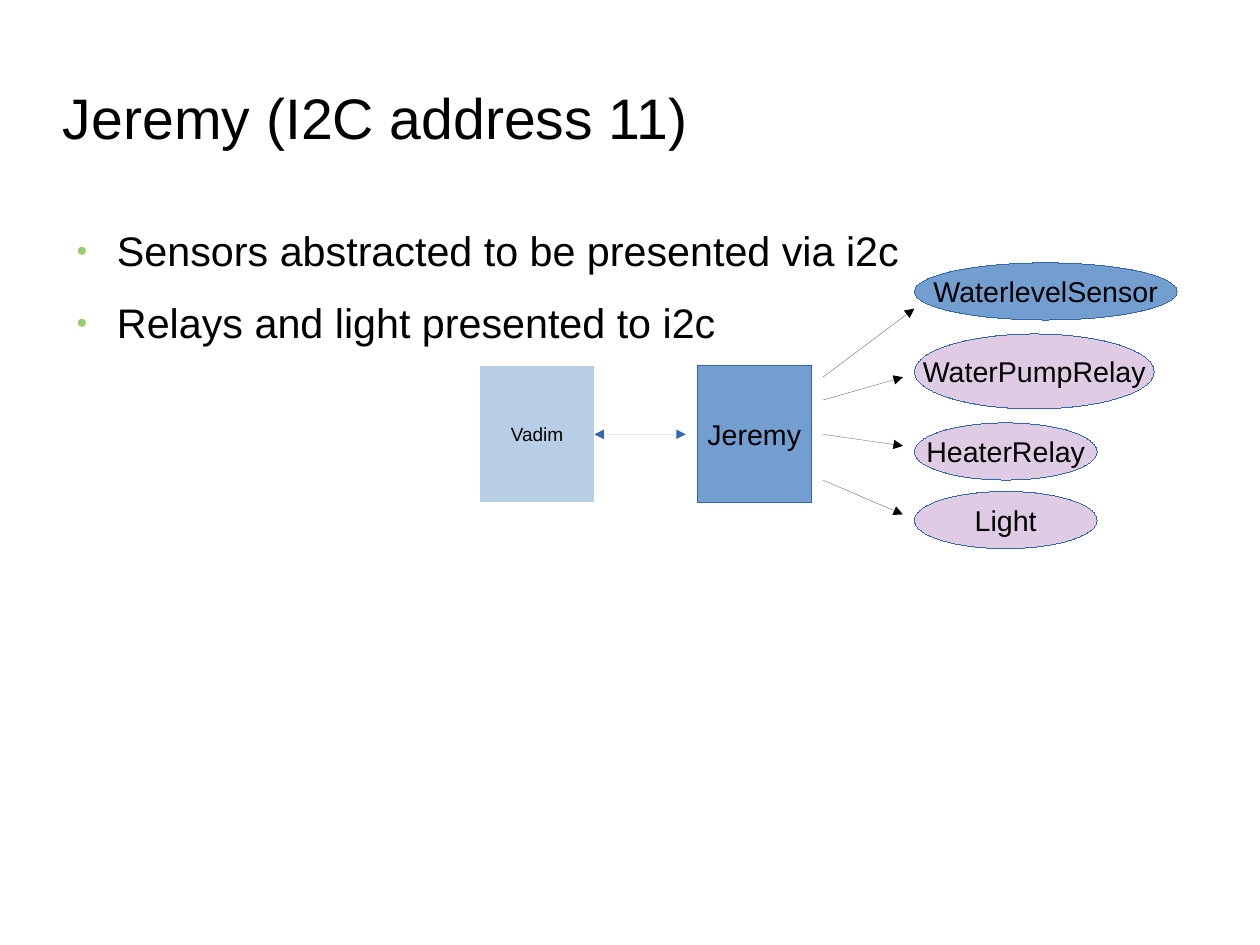
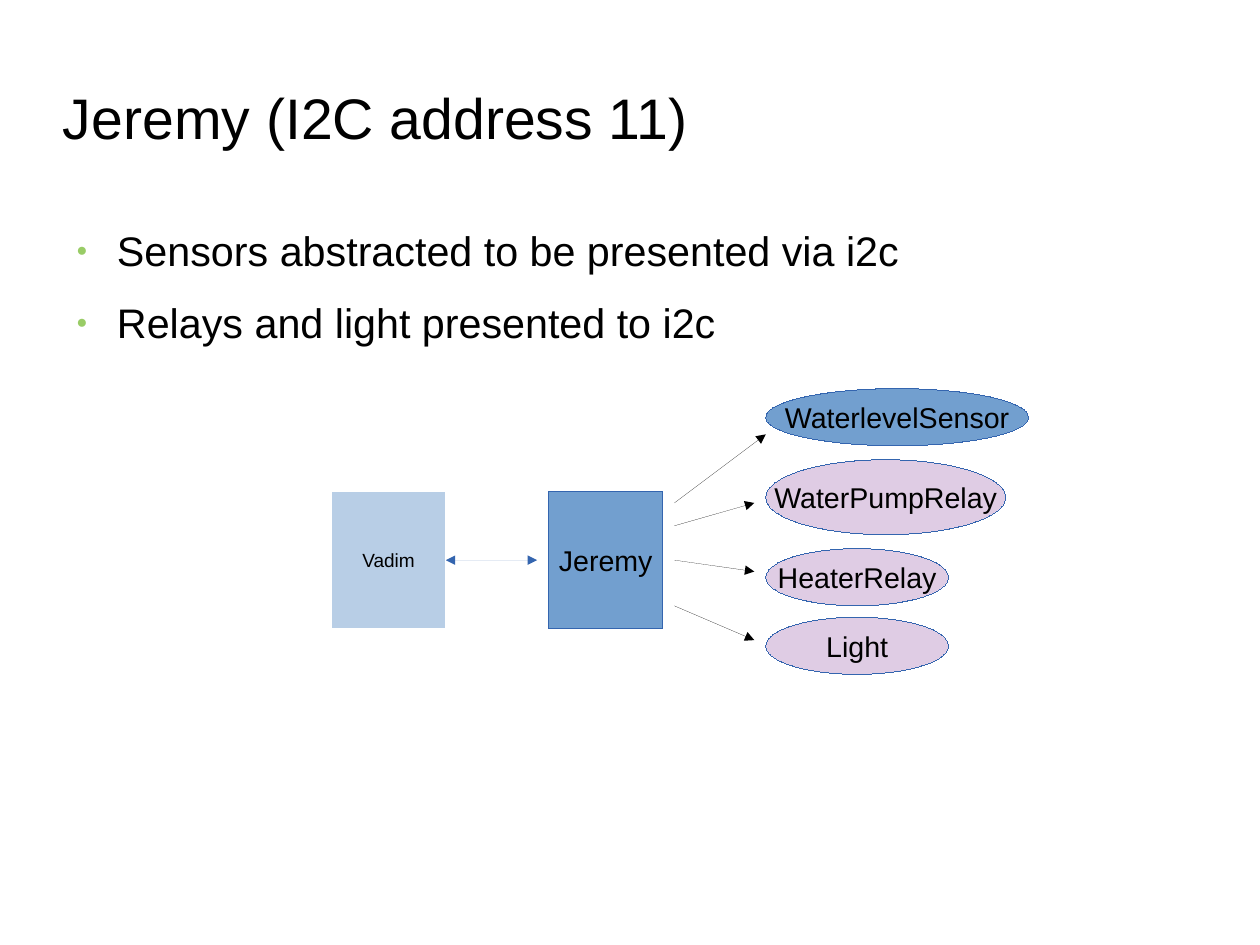
Before and after one commit to jeremyshaw/microgreenhouse, a slide deck: slide 9 of finalPresentation.odp (slide 7 before the commit). Drawn at 1260x945 pixels with LibreOffice and Linux fonts; fonts in the diff are those of the drawing; background and template pictures are left out. Boxes give left, top, right and bottom in pixels: in the first picture for what was removed or moved away, otherwise in the second. Text is boxed around its words. In the diff, an @@ line names an element or a change of style, - is before the commit and + after.

Commit message:
minor updates to slide deck, WIP

```diff
--- a/finalPresentation.odp
+++ b/finalPresentation.odp
@@ arrow removed from (823, 377) to (915, 309) @@
@@ arrow moved from (823, 434) - (903, 446) to (675, 503) - (766, 434) @@
@@ arrow moved from (823, 480) - (903, 515) to (675, 526) - (755, 503) @@
@@ 4 ellipses, 2 rectangles, 1 double arrow moved together from (x1=480, y1=263, x2=1178, y2=549) to (x1=332, y1=389, x2=1029, y2=675) @@
@@ arrow added from (675, 560) to (755, 572), #000000 0 pt @@
@@ arrow moved from (823, 400) - (903, 377) to (675, 606) - (755, 640) @@
```
Also in this commit, not shown: 1 other slide changed, 4 slides added.
